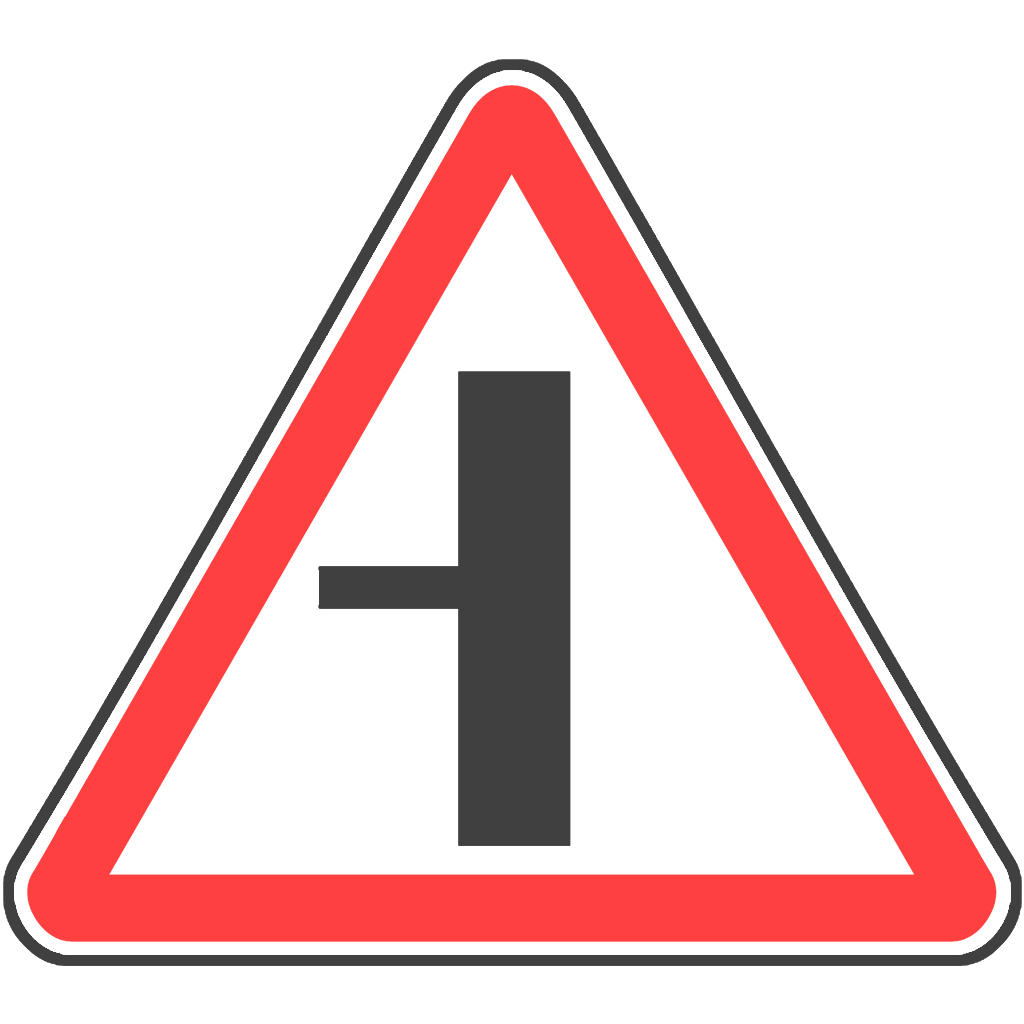
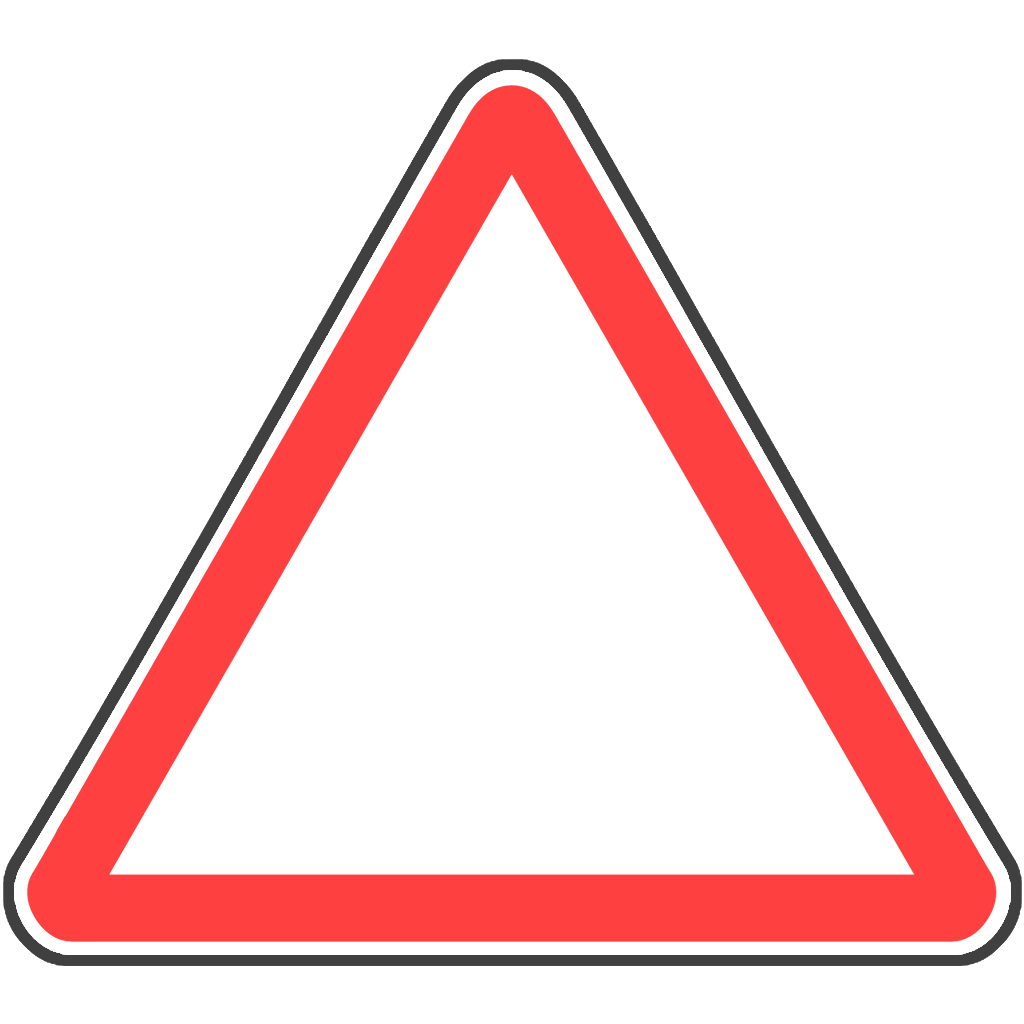
Layered file, before and after one edit (1024px x 1024px). Changes by layer:
hid group "2.3.3" (1 layers) over [318, 371, 571, 846]